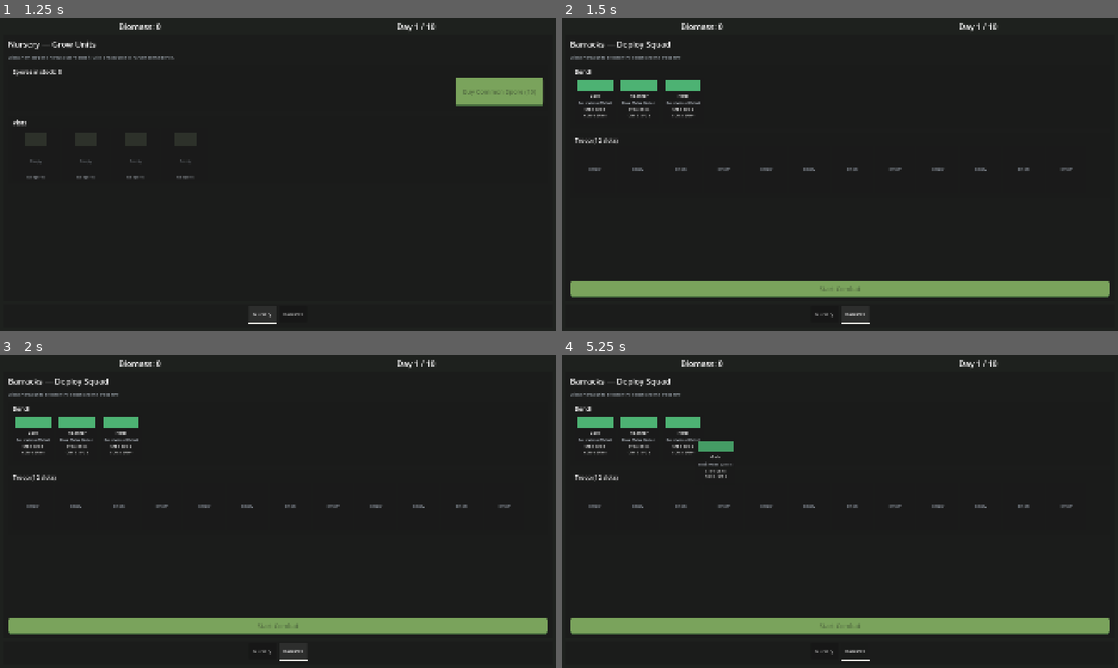
Above: before the commit, frames 1-4 (two rows, left to right).
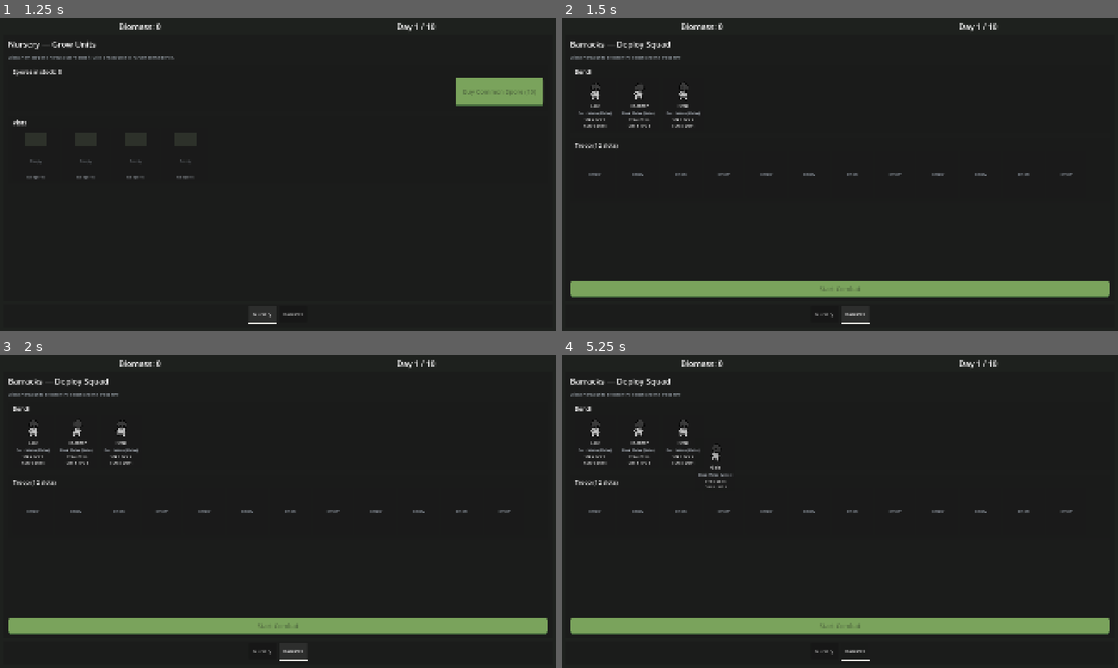
Above: after the commit, the same moments.

Repository: stonecauldron/mycelium-prototype
Game: Godot game, scene res://assets/base/base.tscn
The game is run twice, just before and just after one commit, with the same random seed, the same clock (stepped at 60 frames per second) and the same inputs.
Inputs (mouse positions are in pixels of both pictures, inside the frame that each line leads up to):
- Up to frame 1 (1.25 s): click "Nursery" at 0.5 s
- Up to frame 2 (1.5 s): click "Barracks" at 1.25 s
- Up to frame 3 (2 s): no input
- Up to frame 4 (5.25 s): click "Nursery" at 2 s; click "Barracks" at 2.75 s; click "Nursery" at 3.5 s; click "Barracks" at 4.25 s; drag from (595, 436) to (895, 442) at 5.02 s

Frame 1 is identical in both runs. In frame 2, 2.0% of the frame differs, in the area x 2-92%, y 19-51%; in frame 3, 2.0%; in frame 4, 2.5%.

Commit message:
Add shared unit visuals with idle breathing and flag sway.
Co-authored-by: Cursor <cursoragent@cursor.com>

Diff:
--- a/assets/base/roster_unit_data.gd
+++ b/assets/base/roster_unit_data.gd
@@ -1,9 +1,12 @@
 class_name RosterUnitData
 extends Resource
+
+const _DEFAULT_VISUAL := preload("res://assets/units/capling/capling_visual.tres")
 
 @export var display_name: String = "Unit"
 @export var stats: UnitStatsData
 @export var weapon: WeaponData
+@export var visual: UnitVisualData
 
 
 func get_range_class() -> WeaponData.WeaponRange:
@@ -15,10 +18,12 @@
 static func create(
 	unit_name: String,
 	unit_stats: UnitStatsData,
-	unit_weapon: WeaponData
+	unit_weapon: WeaponData,
+	unit_visual: UnitVisualData = null
 ) -> RosterUnitData:
 	var data := RosterUnitData.new()
 	data.display_name = unit_name
 	data.stats = unit_stats
 	data.weapon = unit_weapon
+	data.visual = unit_visual if unit_visual != null else _DEFAULT_VISUAL
 	return data
--- a/assets/base/unit_card/unit_card.gd
+++ b/assets/base/unit_card/unit_card.gd
@@ -5,6 +5,7 @@
 signal clicked(card: UnitCard)
 
 const CARD_SIZE := Vector2(140, 160)
+const PORTRAIT_SCALE := 0.55
 const RANGE_LABELS := {
 	WeaponData.WeaponRange.MELEE: "Melee",
 	WeaponData.WeaponRange.MID: "Mid",
@@ -15,11 +16,12 @@
 var source: String = "bench"
 var slot: Node
 var _drag_started_flag: bool = false
+var _portrait_instance: Node2D = null
 
 @onready var _name_label: Label = %NameLabel
 @onready var _weapon_label: Label = %WeaponLabel
 @onready var _stats_label: Label = %StatsLabel
-@onready var _swatch: ColorRect = %Swatch
+@onready var _portrait_host: Control = %PortraitHost
 
 
 func setup(data: Resource, card_source: String = "bench", card_slot: Node = null) -> void:
@@ -86,21 +88,36 @@
 			data.stats.con,
 			data.stats.spd,
 		]
-		_swatch.color = _color_for_range(data.get_range_class())
 	else:
 		_stats_label.text = "—"
+	_refresh_portrait(data)
 
 
-func _color_for_range(range_class: WeaponData.WeaponRange) -> Color:
-	match range_class:
-		WeaponData.WeaponRange.MELEE:
-			return Color(0.3, 0.7, 0.45, 1.0)
-		WeaponData.WeaponRange.MID:
-			return Color(0.35, 0.55, 0.85, 1.0)
-		WeaponData.WeaponRange.RANGED:
-			return Color(0.85, 0.65, 0.3, 1.0)
-		_:
-			return Color(0.5, 0.5, 0.5, 1.0)
+func _refresh_portrait(data: RosterUnitData) -> void:
+	if _portrait_instance != null:
+		_portrait_instance.queue_free()
+		_portrait_instance = null
+	if _portrait_host == null or data.visual == null:
+		return
+	var instance := data.visual.instantiate_visual()
+	if instance == null:
+		return
+	_portrait_host.add_child(instance)
+	_portrait_instance = instance
+	instance.scale = Vector2(PORTRAIT_SCALE, PORTRAIT_SCALE)
+	instance.position = Vector2(_portrait_host.size.x * 0.5, _portrait_host.size.y - 4.0)
+	if not _portrait_host.resized.is_connected(_on_portrait_host_resized):
+		_portrait_host.resized.connect(_on_portrait_host_resized)
+	data.visual.play_idle(instance)
+
+
+func _on_portrait_host_resized() -> void:
+	if _portrait_instance == null or _portrait_host == null:
+		return
+	_portrait_instance.position = Vector2(
+		_portrait_host.size.x * 0.5,
+		_portrait_host.size.y - 4.0
+	)
 
 
 func _get_drag_data(_at_position: Vector2) -> Variant:
--- a/assets/base/unit_card/unit_card.tscn
+++ b/assets/base/unit_card/unit_card.tscn
@@ -1,44 +1,44 @@
-[gd_scene load_steps=3 format=3 uid="uid://cunitcard001"]
+[gd_scene format=3 uid="uid://cunitcard001"]
 
-[ext_resource type="Script" path="res://assets/base/unit_card/unit_card.gd" id="1_card"]
-[ext_resource type="Theme" path="res://assets/themes/default.tres" id="2_theme"]
+[ext_resource type="Script" uid="uid://d13npfmtg0qhh" path="res://assets/base/unit_card/unit_card.gd" id="1_card"]
+[ext_resource type="Theme" uid="uid://b8rmvb87hj66n" path="res://assets/themes/default.tres" id="2_theme"]
 
-[node name="UnitCard" type="PanelContainer"]
+[node name="UnitCard" type="PanelContainer" unique_id=2141139699]
+custom_minimum_size = Vector2(140, 160)
 clip_contents = true
-custom_minimum_size = Vector2(140, 160)
 theme = ExtResource("2_theme")
 script = ExtResource("1_card")
 
-[node name="Margin" type="MarginContainer" parent="."]
+[node name="Margin" type="MarginContainer" parent="." unique_id=2140613681]
 layout_mode = 2
 theme_type_variation = &"CardMargin"
 
-[node name="VBox" type="VBoxContainer" parent="Margin"]
+[node name="VBox" type="VBoxContainer" parent="Margin" unique_id=554016402]
 layout_mode = 2
 theme_type_variation = &"CardVBox"
 
-[node name="Swatch" type="ColorRect" parent="Margin/VBox"]
+[node name="PortraitHost" type="Control" parent="Margin/VBox" unique_id=1855401594]
 unique_name_in_owner = true
-custom_minimum_size = Vector2(0, 36)
+custom_minimum_size = Vector2(0, 72)
 layout_mode = 2
 size_flags_horizontal = 3
-color = Color(0.3, 0.7, 0.45, 1)
+clip_contents = true
 
-[node name="NameLabel" type="Label" parent="Margin/VBox"]
+[node name="NameLabel" type="Label" parent="Margin/VBox" unique_id=204576278]
 unique_name_in_owner = true
 layout_mode = 2
 theme_type_variation = &"CardNameLabel"
 text = "Unit"
 horizontal_alignment = 1
 
-[node name="WeaponLabel" type="Label" parent="Margin/VBox"]
+[node name="WeaponLabel" type="Label" parent="Margin/VBox" unique_id=1482280732]
 unique_name_in_owner = true
 layout_mode = 2
 theme_type_variation = &"CardMetaLabel"
 text = "Weapon"
 horizontal_alignment = 1
 
-[node name="StatsLabel" type="Label" parent="Margin/VBox"]
+[node name="StatsLabel" type="Label" parent="Margin/VBox" unique_id=229174653]
 unique_name_in_owner = true
 layout_mode = 2
 theme_type_variation = &"CardStatsLabel"
--- a/assets/combat/flag_bearer/flag_bearer.gd
+++ b/assets/combat/flag_bearer/flag_bearer.gd
@@ -18,6 +18,7 @@
 @onready var _visual: Node2D = $Visual
 @onready var _shroom: Sprite2D = $Visual/Shroom
 @onready var _flag_banner: Sprite2D = $Visual/Shroom/Flag
+@onready var _animation_player: AnimationPlayer = $Visual/AnimationPlayer
 
 var _march_speed_x: float = 0.0
 var _in_knockback: bool = false
@@ -31,6 +32,16 @@
 		_shroom_modulate = _shroom.modulate
 	_apply_flag_appearance()
 	_setup_collision()
+	_start_idle_animation()
+
+
+func _start_idle_animation() -> void:
+	if _animation_player == null or not _animation_player.has_animation(&"idle"):
+		return
+	_animation_player.play(&"idle")
+	var length := _animation_player.current_animation_length
+	if length > 0.0:
+		_animation_player.seek(randf() * length, true)
 
 
 func _physics_process(delta: float) -> void:
--- a/assets/combat/flag_bearer/flag_bearer.tscn
+++ b/assets/combat/flag_bearer/flag_bearer.tscn
@@ -9,6 +9,40 @@
 
 [sub_resource type="RectangleShape2D" id="RectangleShape2D_hurtbox"]
 size = Vector2(91, 125)
+
+[sub_resource type="Animation" id="Animation_idle"]
+resource_name = "idle"
+length = 1.6
+loop_mode = 1
+tracks/0/type = "value"
+tracks/0/imported = false
+tracks/0/enabled = true
+tracks/0/path = NodePath("Shroom:scale")
+tracks/0/interp = 1
+tracks/0/loop_wrap = true
+tracks/0/keys = {
+"times": PackedFloat32Array(0, 0.8, 1.6),
+"transitions": PackedFloat32Array(-2, -2, -2),
+"update": 0,
+"values": [Vector2(0.4, 0.4), Vector2(0.375, 0.435), Vector2(0.4, 0.4)]
+}
+tracks/1/type = "value"
+tracks/1/imported = false
+tracks/1/enabled = true
+tracks/1/path = NodePath("Shroom/Flag:rotation")
+tracks/1/interp = 1
+tracks/1/loop_wrap = true
+tracks/1/keys = {
+"times": PackedFloat32Array(0, 0.4, 0.8, 1.2, 1.6),
+"transitions": PackedFloat32Array(-2, -2, -2, -2, -2),
+"update": 0,
+"values": [0.0, 0.08, 0.0, -0.08, 0.0]
+}
+
+[sub_resource type="AnimationLibrary" id="AnimationLibrary_main"]
+_data = {
+&"idle": SubResource("Animation_idle")
+}
 
 [node name="FlagBearer" type="CharacterBody2D" unique_id=190074861]
 collision_layer = 2
@@ -29,6 +63,9 @@
 region_enabled = true
 region_rect = Rect2(144, 30, 225, 610)
 
+[node name="AnimationPlayer" type="AnimationPlayer" parent="Visual" unique_id=224118309]
+libraries/ = SubResource("AnimationLibrary_main")
+
 [node name="CollisionShape2D" type="CollisionShape2D" parent="." unique_id=1076035274]
 position = Vector2(-0.5, -63.5)
 shape = SubResource("RectangleShape2D_flag")
--- /dev/null
+++ b/assets/units/capling/capling_visual.tres
@@ -0,0 +1,9 @@
+[gd_resource type="Resource" script_class="UnitVisualData" load_steps=3 format=3 uid="uid://ccaplingvdata01"]
+
+[ext_resource type="Script" path="res://assets/units/unit_visual_data.gd" id="1_script"]
+[ext_resource type="PackedScene" uid="uid://ccaplingvisual01" path="res://assets/units/capling/capling_visual.tscn" id="2_scene"]
+
+[resource]
+script = ExtResource("1_script")
+visual_scene = ExtResource("2_scene")
+idle_animation = &"idle"
--- /dev/null
+++ b/assets/units/capling/capling_visual.tscn
@@ -0,0 +1,39 @@
+[gd_scene format=3 uid="uid://dq1q1v0wjxby3"]
+
+[ext_resource type="Script" uid="uid://cxt0dcdtr2s2c" path="res://assets/units/unit_visual_root.gd" id="1_root"]
+[ext_resource type="Texture2D" uid="uid://cxbtntfc3hcqj" path="res://assets/units/capling.png" id="2_tex"]
+
+[sub_resource type="Animation" id="Animation_idle"]
+resource_name = "idle"
+length = 1.2
+loop_mode = 1
+tracks/0/type = "value"
+tracks/0/imported = false
+tracks/0/enabled = true
+tracks/0/path = NodePath("Sprite:scale")
+tracks/0/interp = 1
+tracks/0/loop_wrap = true
+tracks/0/keys = {
+"times": PackedFloat32Array(0, 0.6, 1.2),
+"transitions": PackedFloat32Array(-2, -2, -2),
+"update": 0,
+"values": [Vector2(0.4, 0.4), Vector2(0.375, 0.435), Vector2(0.4, 0.4)]
+}
+
+[sub_resource type="AnimationLibrary" id="AnimationLibrary_main"]
+_data = {
+&"idle": SubResource("Animation_idle")
+}
+
+[node name="CaplingVisual" type="Node2D" unique_id=1626935717]
+script = ExtResource("1_root")
+
+[node name="Sprite" type="Sprite2D" parent="." unique_id=887362495]
+position = Vector2(1, -52)
+scale = Vector2(0.4, 0.4)
+texture = ExtResource("2_tex")
+region_enabled = true
+region_rect = Rect2(169, 238, 175, 274)
+
+[node name="AnimationPlayer" type="AnimationPlayer" parent="." unique_id=224118308]
+libraries/ = SubResource("AnimationLibrary_main")
--- a/assets/units/melee_unit/melee_unit.tscn
+++ b/assets/units/melee_unit/melee_unit.tscn
@@ -4,7 +4,6 @@
 [ext_resource type="Resource" uid="uid://bw1v2csvvxpw7" path="res://assets/weapons/basic_melee.tres" id="2_weapon"]
 [ext_resource type="Script" uid="uid://dk024gkwu740b" path="res://assets/components/hurtbox_component.gd" id="3_hurtbox"]
 [ext_resource type="Script" uid="uid://cns4xbglj3l7t" path="res://assets/components/hitbox_component.gd" id="4_hitbox"]
-[ext_resource type="Texture2D" uid="uid://cxbtntfc3hcqj" path="res://assets/units/capling.png" id="5_q6rmv"]
 
 [sub_resource type="RectangleShape2D" id="RectangleShape2D_hitbox"]
 size = Vector2(111, 30)
@@ -32,13 +31,6 @@
 position = Vector2(37.5, 2)
 shape = SubResource("RectangleShape2D_hitbox")
 
-[node name="Sprite" type="Sprite2D" parent="Visual" unique_id=1753199350]
-position = Vector2(1, -52)
-scale = Vector2(0.4, 0.4)
-texture = ExtResource("5_q6rmv")
-region_enabled = true
-region_rect = Rect2(169, 238, 175, 274)
-
 [node name="CollisionShape2D" type="CollisionShape2D" parent="." unique_id=527830283]
 position = Vector2(2.5, -52)
 shape = SubResource("RectangleShape2D_unit")
--- a/assets/units/spear_unit/spear_unit.tscn
+++ b/assets/units/spear_unit/spear_unit.tscn
@@ -4,7 +4,6 @@
 [ext_resource type="Resource" uid="uid://bm7kydjlcgjoi" path="res://assets/weapons/basic_spear.tres" id="2_weapon"]
 [ext_resource type="Script" uid="uid://dk024gkwu740b" path="res://assets/components/hurtbox_component.gd" id="3_hurtbox"]
 [ext_resource type="Script" uid="uid://cns4xbglj3l7t" path="res://assets/components/hitbox_component.gd" id="4_hitbox"]
-[ext_resource type="Texture2D" uid="uid://cxbtntfc3hcqj" path="res://assets/units/capling.png" id="5_a5evn"]
 
 [sub_resource type="RectangleShape2D" id="RectangleShape2D_unit"]
 size = Vector2(59, 106)
@@ -26,13 +25,6 @@
 
 [node name="Visual" type="Node2D" parent="." unique_id=1026035903]
 
-[node name="Sprite" type="Sprite2D" parent="Visual" unique_id=182082147]
-position = Vector2(1, -51)
-scale = Vector2(0.4, 0.4)
-texture = ExtResource("5_a5evn")
-region_enabled = true
-region_rect = Rect2(169, 238, 175, 274)
-
 [node name="Hitbox" type="Area2D" parent="Visual" unique_id=816758569]
 position = Vector2(0, -32)
 collision_layer = 8
--- a/assets/units/unit.gd
+++ b/assets/units/unit.gd
@@ -53,8 +53,9 @@
 var _throw_timer: float = 0.0
 
 @onready var _visual: Node2D = $Visual
-@onready var _sprite: Sprite2D = $Visual/Sprite
 @onready var _hitbox: HitboxComponent = $Visual/Hitbox
+
+var _appearance: Node2D = null
 
 
 func _ready() -> void:
@@ -97,12 +98,36 @@
 
 	_hitbox.owner_unit = self
 	_setup_collision()
+	_mount_appearance()
 	_apply_body_color()
 
 
+func _mount_appearance() -> void:
+	var baked := _visual.get_node_or_null("Sprite")
+	if baked != null:
+		_visual.remove_child(baked)
+		baked.free()
+
+	if _appearance != null:
+		_appearance.queue_free()
+		_appearance = null
+
+	var visual_data: UnitVisualData = roster_data.visual if roster_data != null else null
+	if visual_data == null:
+		return
+
+	_appearance = visual_data.instantiate_visual()
+	if _appearance == null:
+		return
+
+	_visual.add_child(_appearance)
+	_visual.move_child(_appearance, 0)
+	visual_data.play_idle(_appearance)
+
+
 func _apply_body_color() -> void:
-	if _sprite:
-		_sprite.modulate = body_color
+	if _appearance:
+		_appearance.modulate = body_color
 
 
 func _setup_collision() -> void:
@@ -412,13 +437,13 @@
 
 
 func _play_hurt_highlight() -> void:
-	if _sprite == null:
+	if _appearance == null:
 		return
 	if _hurt_tween:
 		_hurt_tween.kill()
-	_sprite.modulate = HURT_FLASH_COLOR
+	_appearance.modulate = HURT_FLASH_COLOR
 	_hurt_tween = create_tween()
-	_hurt_tween.tween_property(_sprite, "modulate", body_color, HURT_FLASH_TIME)
+	_hurt_tween.tween_property(_appearance, "modulate", body_color, HURT_FLASH_TIME)
 
 
 func _get_world_node() -> Node:
--- /dev/null
+++ b/assets/units/unit_visual_data.gd
@@ -0,0 +1,39 @@
+class_name UnitVisualData
+extends Resource
+
+@export var visual_scene: PackedScene
+@export var idle_animation: StringName = &"idle"
+
+
+func instantiate_visual() -> Node2D:
+	if visual_scene == null:
+		return null
+	return visual_scene.instantiate() as Node2D
+
+
+func play_idle(root: Node) -> void:
+	play(root, idle_animation, true)
+
+
+func play(root: Node, animation: StringName, randomize_start: bool = false) -> void:
+	var player := find_animation_player(root)
+	if player == null:
+		return
+	if not player.has_animation(animation):
+		return
+	player.play(animation)
+	if not randomize_start:
+		return
+	var length := player.current_animation_length
+	if length <= 0.0:
+		return
+	player.seek(randf() * length, true)
+
+
+static func find_animation_player(root: Node) -> AnimationPlayer:
+	if root == null:
+		return null
+	var named := root.get_node_or_null("AnimationPlayer") as AnimationPlayer
+	if named != null:
+		return named
+	return root.find_child("AnimationPlayer", true, false) as AnimationPlayer
--- /dev/null
+++ b/assets/units/unit_visual_root.gd
@@ -0,0 +1,15 @@
+class_name UnitVisualRoot
+extends Node2D
+
+
+func play(animation: StringName, randomize_start: bool = false) -> void:
+	var player := get_node_or_null("AnimationPlayer") as AnimationPlayer
+	if player == null or not player.has_animation(animation):
+		return
+	player.play(animation)
+	if not randomize_start:
+		return
+	var length := player.current_animation_length
+	if length <= 0.0:
+		return
+	player.seek(randf() * length, true)
Not shown, added: assets/units/unit_visual_data.gd.uid
Not shown, added: assets/units/unit_visual_root.gd.uid
